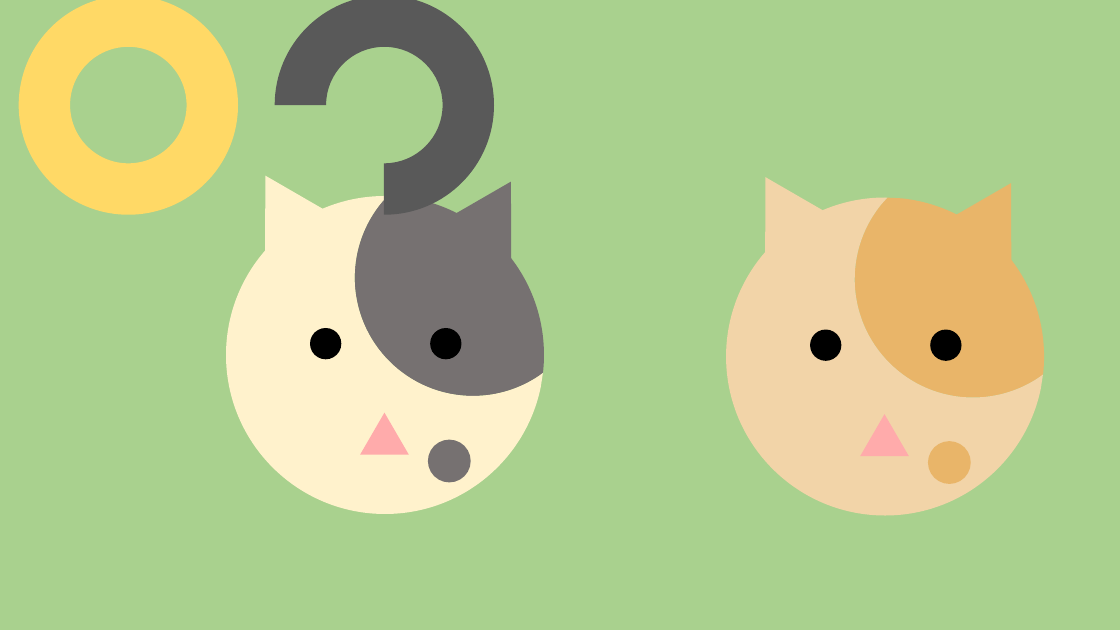
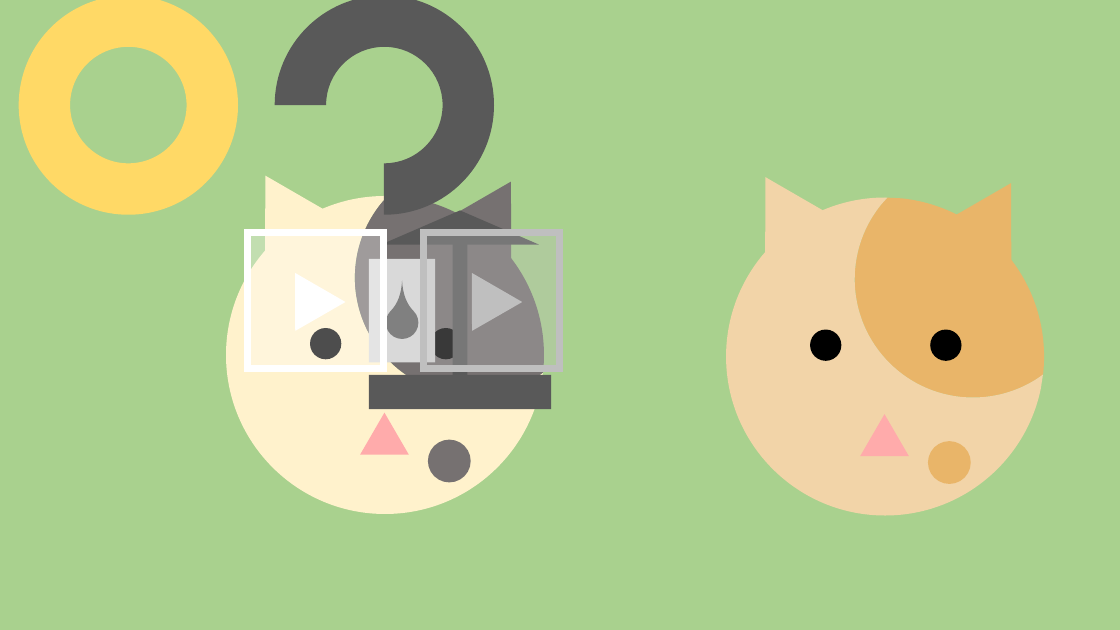
Before and after one commit to Hamster5295/HSplatoon, a slide deck: slide 2 of Texture/Texture.pptx. Drawn at 1120x630 pixels with LibreOffice and Linux fonts; fonts in the diff are those of the drawing. Boxes give left, top, right and bottom in pixels: in the first picture for what was removed or moved away, otherwise in the second. Text is boxed around its words. In the diff, an @@ line names an element or a change of style, - is before the commit and + after.

```diff
--- a/Texture/Texture.pptx
+++ b/Texture/Texture.pptx
@@ rectangle added at [247,233,383,369], fill #FFFFFF at 30% opacity, outline #FFFFFF 6 pt @@
@@ triangle added at [381,211,539,245], fill #595959 @@
@@ rectangle added at [424,233,560,369], fill #BFBFBF at 30% opacity, outline #BFBFBF 6 pt @@
@@ rectangle added at [453,237,468,376], fill #595959 @@
@@ rectangle added at [369,259,435,362], fill #D9D9D9 @@
@@ triangle added at [270,273,346,346], fill #FFFFFF @@
@@ triangle added at [447,273,522,346], fill #BFBFBF @@
@@ teardrop added at [379,300,425,346], fill #808080 @@
@@ rectangle added at [369,375,551,409], fill #595959 @@
```
Also in this commit, not shown: 1 other slide changed, 1 slide added, 1 slide removed, 16 other files.
